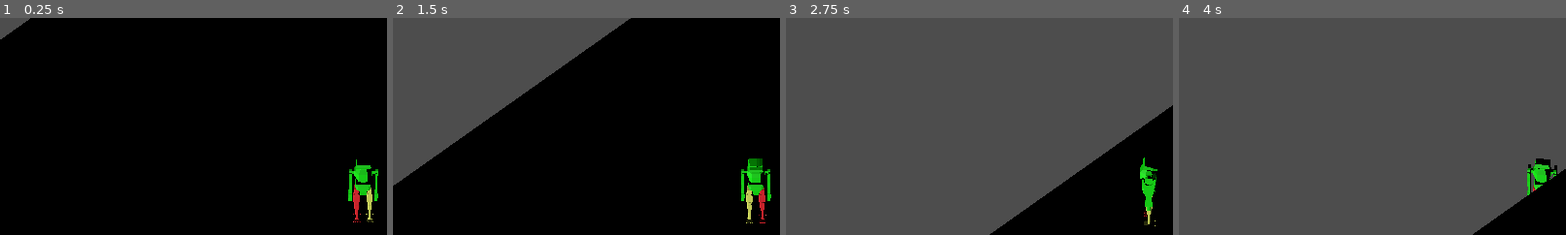
Above: before the commit, frames 1-4 (left to right).
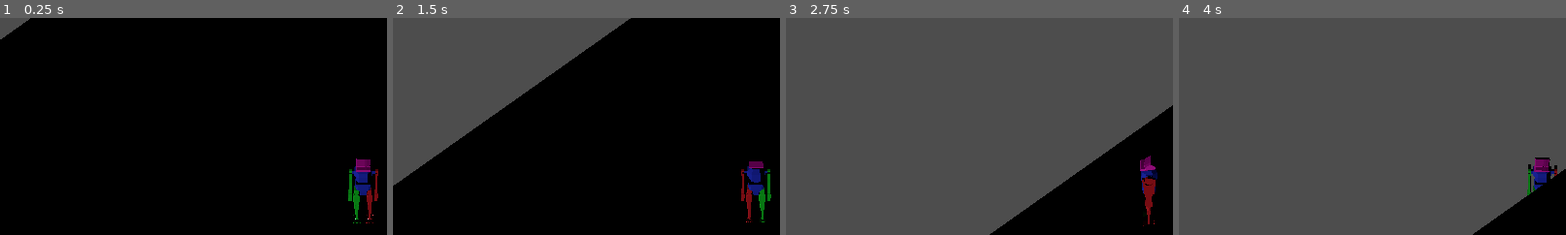
Above: after the commit, the same moments.

Repository: Androx765/Game_dev
Game: Godot game, scene res://scenes/game/game.tscn
Same seed, same stepped clock (60 frames per second), same inputs: the game is played once before the commit and once after it. This scene is started directly instead of the project's main scene.
Inputs:
- Up to frame 1 (0.25 s): no input
- Up to frame 2 (1.5 s): tap Enter (ui_accept) at 0.5, 0.6, 0.77, 1.07, 1.35 s; hold Up (ui_up) from 0.53 s (still down)
- Up to frame 3 (2.75 s): tap Enter (ui_accept) at 1.52, 1.82, 2.1 s; release Up (ui_up) at 2.03 s; hold Left (ui_left) from 2.03 s (still down)
- Up to frame 4 (4 s): tap Enter (ui_accept) at 2.85, 3.02, 3.32, 3.6, 3.77 s; release Left (ui_left) at 3.53 s; hold Down (ui_down) from 3.53 s (still down)
The pictures show only the part of the screen within x 3-53%, y 4-54%; the shares and areas given below are measured in that part.

The runs differ from the first frame. In frame 1, 1.2% of the frame differs, in the area x 89-98%, y 64-95%; in frame 2, 1.2%; in frame 3, 0.8%; in frame 4, 0.6%.

Commit message:
Fix camera and adjust player

Diff:
--- a/Game/project.godot
+++ b/Game/project.godot
@@ -18,3 +18,7 @@
 [dotnet]
 
 project/assembly_name="Game"
+
+[filesystem]
+
+import/fbx/enabled=false
--- /dev/null
+++ b/Game/scenes/game/cameras/cameraController.gd
@@ -0,0 +1,22 @@
+extends Node3D
+
+@export var player: Node3D
+@export var follow_speed: float = 1.0 # 0.0 (slow) - 1.0 (instant)
+var camera_pivot: Node3D
+
+func _ready():
+	camera_pivot = get_child(0)
+
+func _physics_process(delta):
+	if player and camera_pivot:
+		follow_player()
+
+# moves the camera_pivot node to the player position
+func follow_player():
+	var target_position = player.global_transform.origin
+
+	var current_position = camera_pivot.global_transform.origin
+
+	var new_position = current_position.lerp(target_position, follow_speed)
+	#Update the camera position
+	camera_pivot.global_transform.origin = new_position
--- /dev/null
+++ b/Game/scenes/game/cameras/camera_controller.tscn
@@ -0,0 +1,16 @@
+[gd_scene load_steps=2 format=3 uid="uid://dtwychb5owat6"]
+
+[ext_resource type="Script" path="res://scenes/game/cameras/cameraController.gd" id="1_rwtlj"]
+
+[node name="CameraController" type="Node3D" node_paths=PackedStringArray("player")]
+script = ExtResource("1_rwtlj")
+player = NodePath("")
+
+[node name="Pivot" type="Node3D" parent="."]
+transform = Transform3D(0.707107, 0, 0.707107, 0, 1, 0, -0.707107, 0, 0.707107, 0, 0, 0)
+
+[node name="MainCamera" type="Camera3D" parent="Pivot"]
+transform = Transform3D(1, 0, 0, 0, 0.707107, 0.707107, 0, -0.707107, 0.707107, 0, 10, 10)
+projection = 1
+size = 10.0
+near = 0.001
--- a/Game/scenes/game/characters/player/CameraOrigin.gd
+++ /dev/null
@@ -1,20 +0,0 @@
-extends Node3D
-# Script to move the camera with the player and assure fixed camera rotation
-
-@export var player: Node3D
-@export var lerp_speed: float = 0.01
-
-var initial_basis: Basis
-
-func _ready():
-# Check if the player node is assigned and valid
-	if player == null:
-		player = get_parent()
-
-	#
-	initial_basis = global_transform.basis
-
-func _physics_process(delta):
-	# Update the CameraOrigin position to match the player's position
-	var new_position = global_position.lerp(player.global_position, lerp_speed * delta)
-	global_transform = Transform3D(initial_basis, new_position)
--- a/Game/scenes/game/characters/player/player.gd
+++ b/Game/scenes/game/characters/player/player.gd
@@ -2,26 +2,16 @@
 
 
 const SPEED = 5.0
-const JUMP_VELOCITY = 4.5
 
 # Get the gravity from the project settings to be synced with RigidBody nodes.
 var gravity = ProjectSettings.get_setting("physics/3d/default_gravity")
 
-@onready var mesh_node = $PlayerPrototypeModel
-var initial_rotation_y: float
-
-func _ready():
-	# Save the initial rotation offset
-	initial_rotation_y = rotation.y
+@onready var mesh_node = $playerPrototypeModel
 
 func _physics_process(delta):
 	# Add the gravity.
 	if not is_on_floor():
 		velocity.y -= gravity * delta
-
-	# Handle jump.
-	#if Input.is_action_just_pressed("ui_accept") and is_on_floor():
-		#velocity.y = JUMP_VELOCITY
 
 	# Get the input direction and handle the movement/deceleration.
 	# As good practice, you should replace UI actions with custom gameplay actions.
@@ -31,17 +21,8 @@
 		velocity.x = direction.x * SPEED
 		velocity.z = direction.z * SPEED
 
-		# Calculate the target rotation based on direction
-		var target_rotation_y = atan2(direction.x, direction.z)
-
-		# Adjust the target rotation by the initial rotation offset
-		target_rotation_y -= initial_rotation_y
-
-		# Create the target rotation vector
-		var target_rotation = Vector3(0, target_rotation_y, 0)
-
-		# Smoothly interpolate the mesh rotation
-		mesh_node.rotation = mesh_node.rotation.slerp(target_rotation, 0.1)
+		var angular_rotation = 10
+		mesh_node.rotation.y = lerp_angle(mesh_node.rotation.y, atan2(velocity.x, velocity.z) - rotation.y, delta * angular_rotation)
 	else:
 		velocity.x = move_toward(velocity.x, 0, SPEED)
 		velocity.z = move_toward(velocity.z, 0, SPEED)
--- a/Game/scenes/game/characters/player/player.tscn
+++ b/Game/scenes/game/characters/player/player.tscn
@@ -1,14 +1,13 @@
-[gd_scene load_steps=5 format=3 uid="uid://ix0rrue5eto4"]
+[gd_scene load_steps=4 format=3 uid="uid://ix0rrue5eto4"]
 
 [ext_resource type="Script" path="res://scenes/game/characters/player/player.gd" id="1_8fe3l"]
-[ext_resource type="PackedScene" uid="uid://cau0qc7jo0tik" path="res://scenes/game/characters/player/player_prototype_model.tscn" id="1_kq811"]
-[ext_resource type="Script" path="res://scenes/game/characters/player/CameraOrigin.gd" id="3_k7r1o"]
+[ext_resource type="PackedScene" uid="uid://bqbojw3f05fn2" path="res://assets/models/playerPrototypeModel.glb" id="2_6s4pq"]
 
 [sub_resource type="CapsuleShape3D" id="CapsuleShape3D_1qa3d"]
 radius = 0.351439
 height = 1.8314
 
-[node name="Player" type="CharacterBody3D"]
+[node name="Player" type="CharacterBody3D" groups=["Player"]]
 transform = Transform3D(0.707107, 0, 0.707107, 0, 1, 0, -0.707107, 0, 0.707107, 0, 0, 0)
 script = ExtResource("1_8fe3l")
 
@@ -16,14 +15,5 @@
 transform = Transform3D(1, 0, 0, 0, 1, 0, 0, 0, 1, 0, 0.949205, 0)
 shape = SubResource("CapsuleShape3D_1qa3d")
 
-[node name="PlayerPrototypeModel" parent="." instance=ExtResource("1_kq811")]
-
-[node name="CameraOrigin" type="Node3D" parent="." node_paths=PackedStringArray("player")]
-transform = Transform3D(1, 0, 0, 0, 1, 0, 0, 0, 1, 0, 0, 0)
-script = ExtResource("3_k7r1o")
-player = NodePath("..")
-
-[node name="MainCamera" type="Camera3D" parent="CameraOrigin"]
-transform = Transform3D(1, 0, 0, 0, 0.707107, 0.707107, 0, -0.707107, 0.707107, 0, 10, 10)
-projection = 1
-size = 10.0
+[node name="playerPrototypeModel" parent="." instance=ExtResource("2_6s4pq")]
+transform = Transform3D(0.3, 0, 0, 0, 0.3, 0, 0, 0, 0.3, 0, 0, 0)
--- a/Game/scenes/game/game.tscn
+++ b/Game/scenes/game/game.tscn
@@ -1,6 +1,7 @@
-[gd_scene load_steps=6 format=3 uid="uid://bwtflc2bkpllc"]
+[gd_scene load_steps=7 format=3 uid="uid://bwtflc2bkpllc"]
 
 [ext_resource type="PackedScene" uid="uid://ix0rrue5eto4" path="res://scenes/game/characters/player/player.tscn" id="1_nibv8"]
+[ext_resource type="PackedScene" uid="uid://dtwychb5owat6" path="res://scenes/game/cameras/camera_controller.tscn" id="2_1tk7b"]
 
 [sub_resource type="StandardMaterial3D" id="StandardMaterial3D_xbjx0"]
 albedo_color = Color(0.87451, 0.643137, 0.403922, 1)
@@ -19,6 +20,9 @@
 
 [node name="Player" parent="." instance=ExtResource("1_nibv8")]
 
+[node name="CameraController" parent="." node_paths=PackedStringArray("player") instance=ExtResource("2_1tk7b")]
+player = NodePath("../Player")
+
 [node name="Ground" type="MeshInstance3D" parent="."]
 cast_shadow = 0
 mesh = SubResource("PlaneMesh_jg2gx")
Binary file removed: Game/assets/models/playerPrototype.glb
Binary file added: Game/assets/models/playerPrototypeModel.glb
Not shown, changed: Game/assets/models/playerPrototypeModel.glb.import
